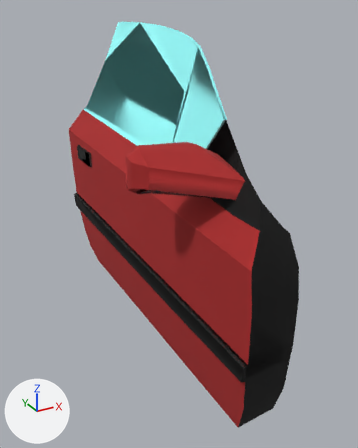
One commit to the COLLADA model share/model/WRS2018/resource/CarDoorFR.dae: the scene before it, then after it.
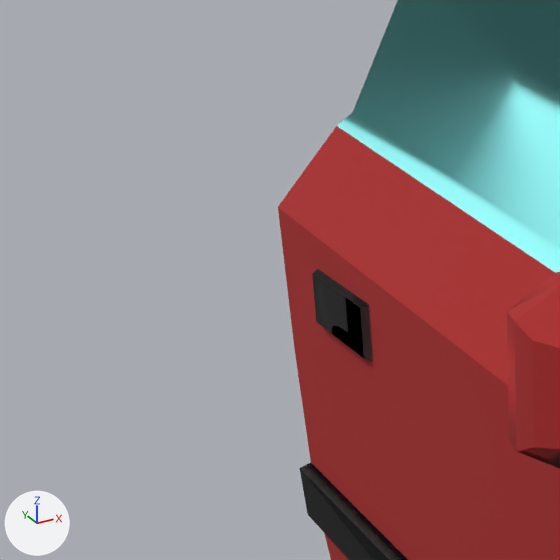
There are two pictures of each version: one whole from a 50 mm camera at (-0.629, -1.884, 1.033) aimed at (0.109, -0.542, 0.363), one close up on the part from 0% to 39% of the width and 17% to 48% of the height. Lighting does not change. The marker at lower left points along +X, +Y and +Z. Where no turn or scale is listed for an object, it has been applied to the vertices.

Before the edit, the objects in view are built like this:
```python
me_group_0 = bpy.data.meshes.new('group_0')
me_group_0.from_pydata(...)  # 42 vertices, 86 faces; spans x 0.0..0.213, y 0.0..0.998, z 0.0..0.397
me_group_0.materials.append(mat_color_h02)  # cyan #99ffff
me_instance_0 = bpy.data.meshes.new('instance_0')
me_instance_0.from_pydata(...)  # 106 vertices, 190 faces; spans x -0.982..-0.69, y -0.844..0.492, z -0.397..0.378
# faces by material slot: [103, 26, 61]
me_instance_0.materials.append(mat_material_2)  # black #000000
me_instance_0.materials.append(mat_material_18)  # black #333333
me_instance_0.materials.append(mat_material_7)  # red #ab2525
ob_group_0 = bpy.data.objects.new('group_0', me_group_0)
ob_group_0.location = (0.036, -0.768, 0.579)
ob_instance_0 = bpy.data.objects.new('instance_0', me_instance_0)
ob_instance_0.location = (0.817, -0.279, 0.38)
```
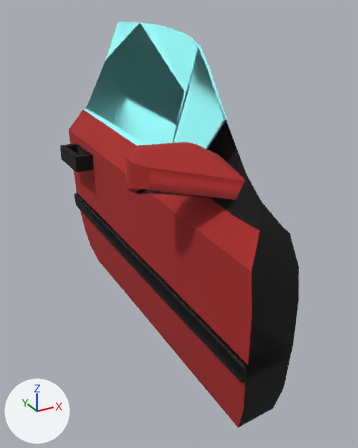
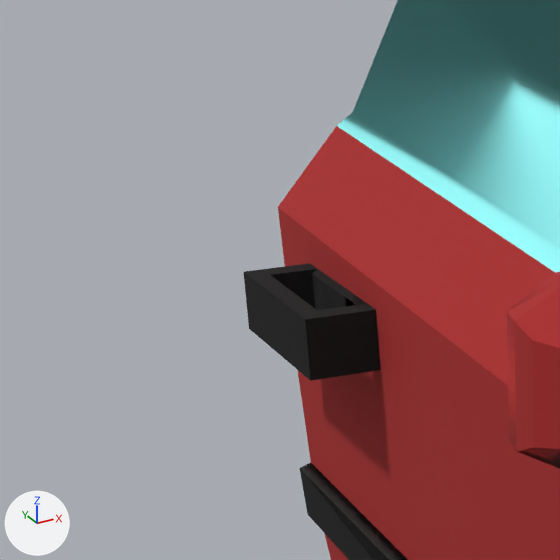
Commit message: Update the WRS2018 car model

Location of each change, (x1, y1, x2, y2) in pixels of the close-ups (560 x 560 px):
'doornob', added (black)
    after: (244, 263, 380, 381)

The change, as a list of edits to the scene's bpy script:
```text
Add me_doornob:
    me_doornob.from_pydata([(0.0, 0.0, 0.06), (0.02, 0.025, 0.06), (0.0, 0.2, 0.06), (0.07, 0.0, 0.06), (0.07, 0.025, 0.06), (0.02, 0.175, 0.06), (0.07, 0.2, 0.06), (0.07, 0.175, 0.06), (0.0, 0.0, 0.0), (0.0, 0.2, 0.0), (0.07, 0.0, 0.0), (0.07, 0.025, 0.0), (0.02, 0.025, 0.0), (0.02, 0.175, 0.0), (0.07, 0.175, 0.0), (0.07, 0.2, 0.0)], [], [(0, 1, 2), (1, 0, 3), (1, 3, 4), (2, 5, 6), (5, 2, 1), (6, 5, 7), (2, 8, 0), (8, 2, 9), (3, 8, 10), (8, 3, 0), (11, 3, 10), (3, 11, 4), (1, 11, 12), (11, 1, 4), (13, 1, 12), (1, 13, 5), (7, 13, 14), (13, 7, 5), (15, 7, 14), (7, 15, 6), (2, 15, 9), (15, 2, 6), (9, 13, 8), (13, 9, 15), (13, 15, 14), (8, 12, 10), (12, 8, 13), (10, 12, 11)])
    me_doornob.materials.append(mat_material_2)  # black #000000
Add ob_doornob:
    ob_doornob = bpy.data.objects.new('doornob', me_doornob)
    ob_doornob.location = (-0.09, -0.085, 0.447)
```
